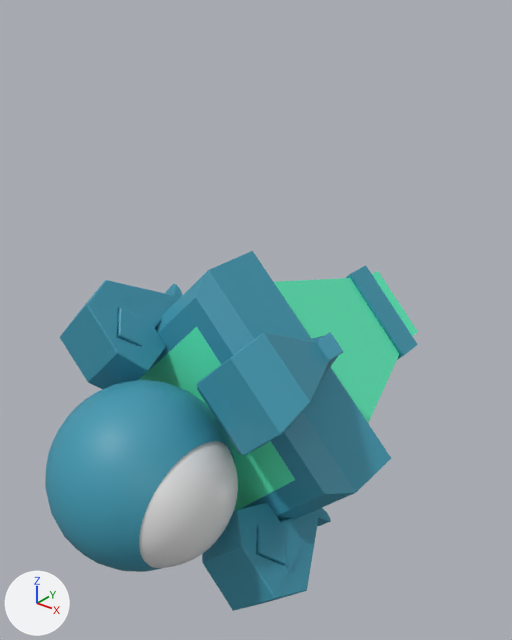
Before and after pictures for a commit that changed the FBX model Assets/Objets/Blender/Torreta Genshin.fbx.
Rendered twice from a 50 mm lens placed at (3.18, -8.98, 1.75), pointed at (-0.04, -4.96, -0.74). The axes (+X, +Y, +Z) are drawn at lower left. The lights are the same throughout. Where no turn or scale is listed for an object, it has been applied to the vertices. Vertices at the same position are counted once.

Script lines for the objects in view, before the commit:
```python
me_cube_002 = bpy.data.meshes.new('Cube.002')
me_cube_002.from_pydata(...)  # 44 vertices, 38 faces; spans x -94.0..93.0, y -109.0..154.0, z -93.0..94.0
# faces by material slot: [10, 28]
me_cube_002.materials.append(mat_base)  # green #5ef5c0
me_cube_002.materials.append(mat_decoración)  # cyan #3e98b0
me_mesh_001 = bpy.data.meshes.new('Mesh.001')
me_mesh_001.from_pydata(...)  # 144 vertices, 112 faces; spans x -2.29..-0.01, y -0.63..0.38, z -1.86..0.42
me_mesh_001.materials.append(mat_decoración)  # cyan #3e98b0
me_mesh_003 = bpy.data.meshes.new('Mesh.003')
me_mesh_003.from_pydata(...)  # 144 vertices, 112 faces; spans x -1.85..0.42, y -0.63..0.38, z 0.01..2.28
me_mesh_003.materials.append(mat_decoración)  # cyan #3e98b0
me_mesh_004 = bpy.data.meshes.new('Mesh.004')
me_mesh_004.from_pydata(...)  # 24578 vertices, 24576 faces; spans x -0.523..0.523, y -0.547..0.499, z -0.504..0.543
me_mesh_004.materials.append(mat_capsula)  # white #e7e7e7
me_sphere = bpy.data.meshes.new('Sphere')
me_sphere.from_pydata(...)  # 482 vertices, 512 faces; spans x -0.593..0.573, y -0.664..0.664, z -0.662..0.662
me_sphere.materials.append(mat_cabeza)  # cyan #3e98b0
ob_base = bpy.data.objects.new('Base', me_cube_002)
ob_base.location = (0.0, -4.139, -1.432)
ob_base.rotation_euler = (-3.142, -0.785, 0.0)  # degrees (-180, -45, 0)
ob_base.scale = (0.01, 0.01, 0.01)
ob_cabeza = bpy.data.objects.new('Cabeza', me_sphere)
ob_cabeza.location = (-0.069, -6.3, -1.436)
ob_capsula = bpy.data.objects.new('Capsula', me_mesh_004)
ob_capsula.location = (0.191, -6.279, -1.475)
ob_decoración = bpy.data.objects.new('Decoración', me_mesh_001)
ob_decoración.location = (1.116, -5.465, -0.68)
ob_decoración_001 = bpy.data.objects.new('Decoración.001', me_mesh_003)
ob_decoración_001.location = (0.721, -5.465, -2.569)
```
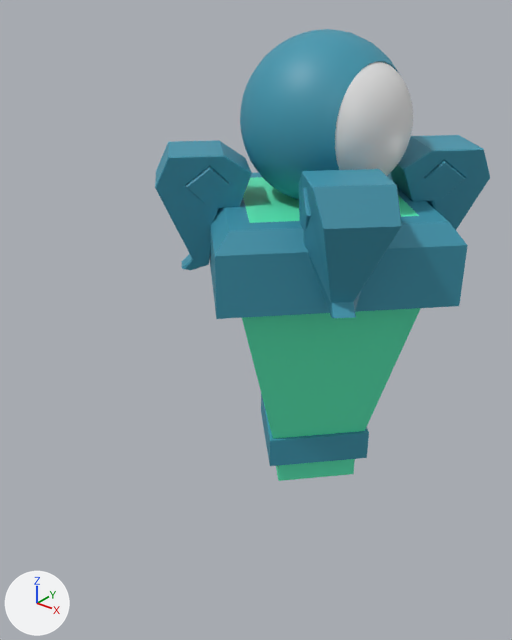
Edits to the scene script, one JSON object a line:
```json
{"block": "me_cube_002", "where": "# used by ob_base; location = (0.0, -4.139, -1.432); rotation_euler = (-3.142, -0.785, 0.0), in degrees (-180, -45, 0); scale = (0.01, 0.01, 0.01)"}
{"op": "remove", "block": "me_cube_002", "code": "me_cube_002.from_pydata(...)  # 44 vertices, 38 faces; spans x -94.0..93.0, y -109.0..154.0, z -93.0..94.0"}
{"op": "add", "block": "me_cube_002", "code": "me_cube_002.from_pydata(...)  # 25392 vertices, 25350 faces; spans x -1.0..1.0, y -1.0..1.0, z -1.0..3.0"}
{"block": "me_cube_002", "change": "me_cube_002 part 1: the loose piece of 40 vertices spanning x -94.0..93.0, y -109.0..154.0, z -93.0..94.0 is turned 90 degrees about the x axis through the mesh origin and scaled by 0.01"}
{"block": "me_cube_002", "change": "me_cube_002 part 2: a new loose piece of 24578 vertices spanning x 0.0..1.0, y -1.0..0.0, z 2.0..3.0, in mat_capsula (white #e7e7e7)"}
{"block": "me_cube_002", "change": "me_cube_002 part 3: a new loose piece of 482 vertices spanning x -1.0..1.0, y -1.0..1.0, z 1.0..3.0, in mat_cabeza (cyan #3e98b0)"}
{"block": "me_cube_002", "change": "me_cube_002 part 4: a new loose piece of 72 vertices spanning x 1.0, y 0.0, z 1.0..2.0, in mat_decoración (cyan #3e98b0)"}
{"block": "me_cube_002", "change": "me_cube_002 part 5: a new loose piece of 72 vertices spanning x -1.0, y 0.0, z 1.0..2.0, in mat_decoración (cyan #3e98b0)"}
{"block": "me_cube_002", "change": "me_cube_002 part 6: a new loose piece of 72 vertices spanning x 0.0, y -1.0, z 1.0..2.0, in mat_decoración (cyan #3e98b0)"}
{"op": "add", "block": "me_cube_002", "code": "me_cube_002.materials.append(mat_cabeza)  # cyan #3e98b0"}
{"op": "add", "block": "me_cube_002", "code": "me_cube_002.materials.append(mat_capsula)  # white #e7e7e7"}
{"op": "remove", "block": "ob_decoración", "code": ["ob_decoración = bpy.data.objects.new('Decoración', me_mesh_001)", "ob_decoración.location = (1.116, -5.465, -0.68)"]}
{"op": "remove", "block": "ob_decoración_001", "code": ["ob_decoración_001 = bpy.data.objects.new('Decoración.001', me_mesh_003)", "ob_decoración_001.location = (0.721, -5.465, -2.569)"]}
{"op": "set", "path": "ob_base.scale", "old": "(0.01, 0.01, 0.01)", "new": "(1.0, 1.0, 1.0)"}
{"op": "set", "path": "ob_base.rotation_euler", "old": "(-3.142, -0.785, 0.0)", "new": "(0.0, 0.0, 0.785)", "note": "degrees (-180, -45, 0) -> degrees (0, 0, 45)"}
{"op": "remove", "block": "ob_cabeza", "code": ["ob_cabeza = bpy.data.objects.new('Cabeza', me_sphere)", "ob_cabeza.location = (-0.069, -6.3, -1.436)"]}
{"op": "remove", "block": "ob_capsula", "code": ["ob_capsula = bpy.data.objects.new('Capsula', me_mesh_004)", "ob_capsula.location = (0.191, -6.279, -1.475)"]}
```

Location of each change, [x1, y1, x2, y2] in pixels of the pictures (512 x 640 px; the box of a moved part takes in the faces that stretch with it):
```json
{"object": "Base", "change": "reshaped, turned, rescaled", "before": [138, 251, 418, 521], "after": [155, 29, 490, 481]}
{"object": "Cabeza", "change": "deleted", "before": [45, 380, 235, 572], "on screen": "cyan"}
{"object": "Decoración.001", "change": "deleted", "before": [60, 280, 331, 611], "on screen": "cyan"}
{"object": "Decoración", "change": "deleted", "before": [197, 332, 343, 456], "on screen": "cyan"}
{"object": "Capsula", "change": "deleted", "before": [139, 441, 238, 568]}
{"part": 1, "of": "me_cube_002", "change": "moved or reshaped", "before": [138, 251, 418, 521], "after": [210, 172, 468, 481]}
{"part": 2, "of": "me_cube_002", "change": "added", "after": [335, 62, 413, 176]}
{"part": 3, "of": "me_cube_002", "change": "added", "after": [240, 29, 398, 200], "on screen": "cyan"}
{"part": 4, "of": "me_cube_002", "change": "added", "after": [391, 135, 490, 230], "on screen": "cyan"}
{"part": 5, "of": "me_cube_002", "change": "added", "after": [155, 140, 252, 270], "on screen": "cyan"}
{"part": 6, "of": "me_cube_002", "change": "added", "after": [299, 169, 402, 318], "on screen": "cyan"}
```
